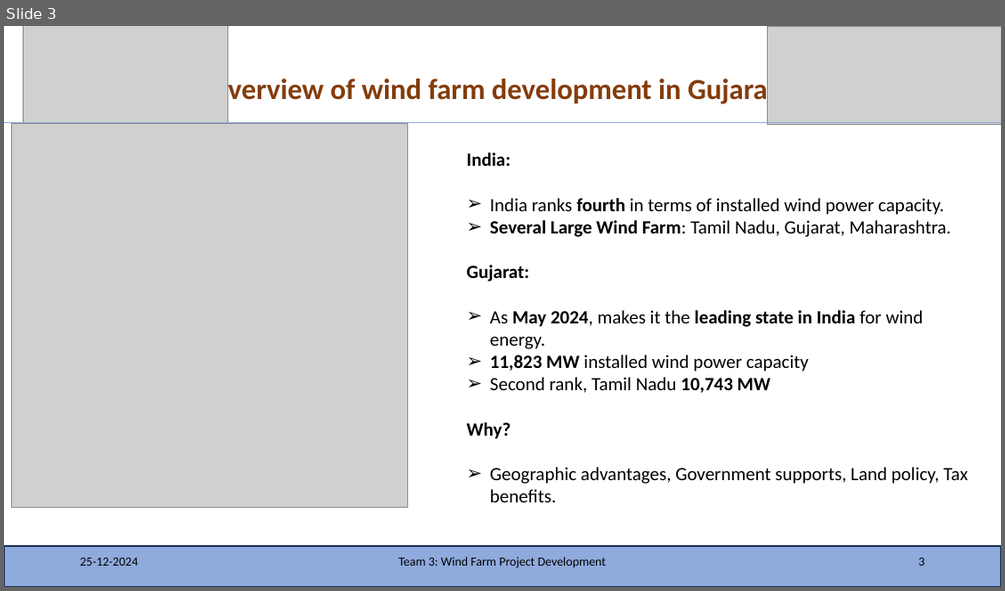
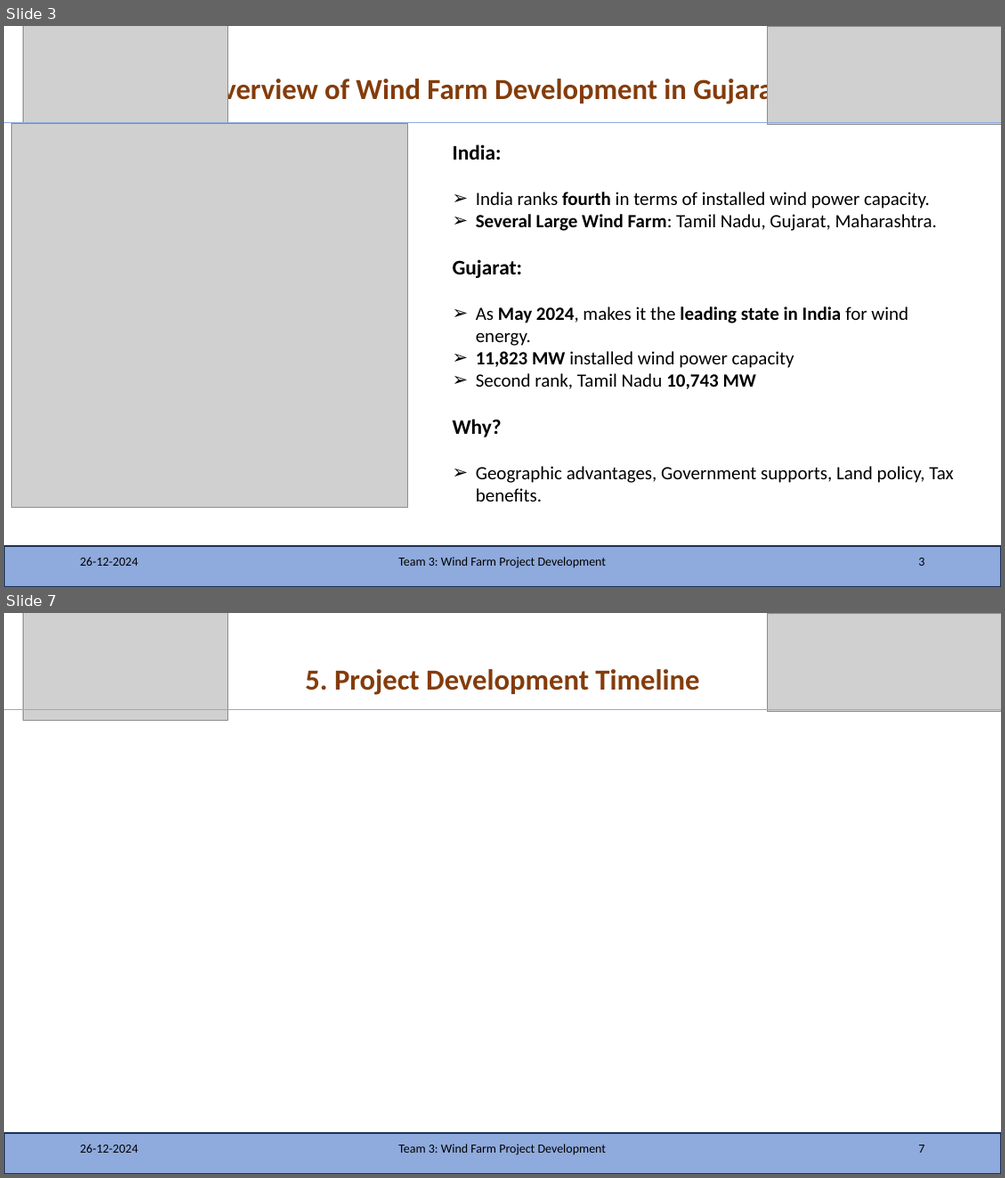
Before and after one commit to KSoni1505/Wind-Farm-Project-Development, a slide deck: Team_3_India.pptx. Shown one above the other, each under a label of ours: slide 3 before the commit, slides 3 and 7 after it; the slides between them are not shown. The pictures are 1005x591 and 1005x1178 pixels, drawn with LibreOffice and Linux fonts; fonts in the diff are those of the drawing; grey boxes stand for pictures. Boxes give left, top, right and bottom in pixels: in the first picture for what was removed or moved away, otherwise in the second. Text is boxed around its words. In the diff, an @@ line names an element or a change of style, - is before the commit and + after.

```diff
--- a/Team_3_India.pptx
+++ b/Team_3_India.pptx
@@ slide 7 added at [4, 613, 1001, 1174], background #FFFFFF @@
@@ picture added at [23, 613, 228, 720] @@
@@ picture added at [768, 613, 1001, 712] @@
@@ title added at [305, 669, 699, 695], 28 pt, text #843C0B, bold @@
+5. Project Development Timeline
@@ line added from (4, 709) to (1001, 709), #8FAADC 0.5 pt @@
@@ rectangle added at [4, 1133, 1001, 1174], fill #8FAADC, outline #1E3256 1 pt @@
@@ text added at [80, 1143, 138, 1152], 12 pt, text #000000 @@
+26-12-2024
@@ text added at [398, 1143, 607, 1155], 12 pt, text #000000 @@
+Team 3: Wind Farm Project Development
@@ page number added at [918, 1144, 924, 1152], 12 pt, text #000000 @@
+7
@@ slide 3 changed as well @@
@@ title at [202, 75, 783, 106]: text changed @@
-1. Overview of wind farm development in Gujarat
+1. Overview of Wind Farm Development in Gujarat
@@ text "India:": place and size @@
-text "India:" at [467, 152, 968, 502]
+text "India:" at [453, 144, 954, 501]
@@ text at [453, 144, 523, 437]: size 18 to 20 pt in "India:", "Gujarat:", "Why?" @@
```
Also in this commit, not shown: 2 other slides changed, 15 other slides added.
